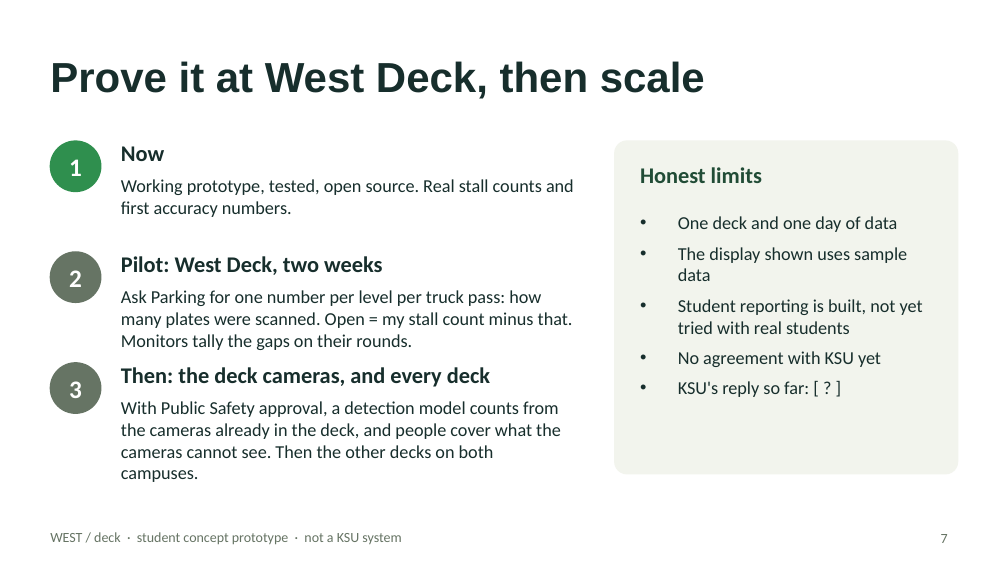
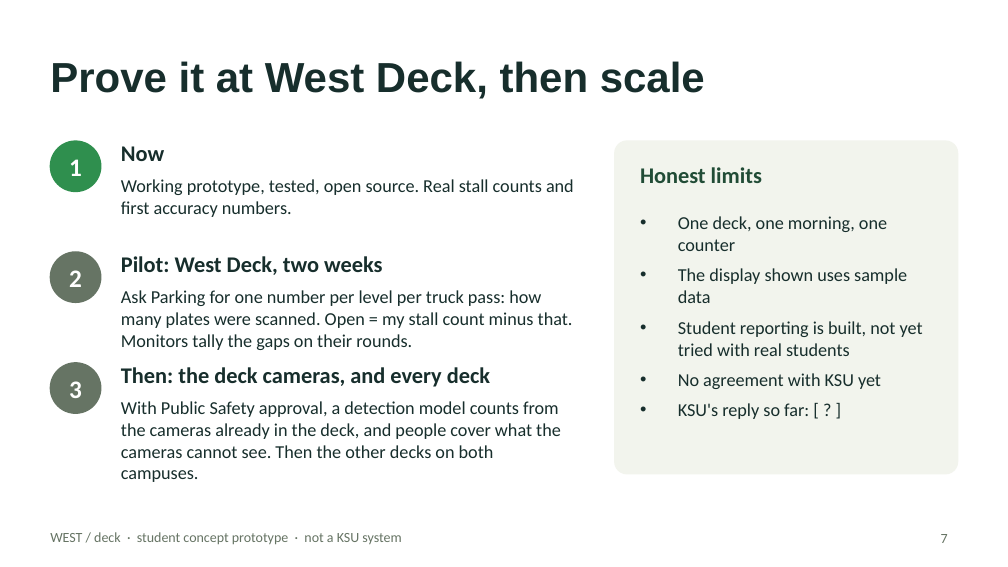
Before and after one commit to boots59/park.ai, a slide deck: slide 7 of submission/WEST-deck-pitch-DRAFT.pptx. Drawn at 1008x567 pixels with LibreOffice and Linux fonts; fonts in the diff are those of the drawing. Boxes give left, top, right and bottom in pixels: in the first picture for what was removed or moved away, otherwise in the second. Text is boxed around its words. In the diff, an @@ line names an element or a change of style, - is before the commit and + after.

```diff
--- a/submission/WEST-deck-pitch-DRAFT.pptx
+++ b/submission/WEST-deck-pitch-DRAFT.pptx
@@ text at (x1=678, y1=216, x2=887, y2=251): text changed @@
-• One deck and one day of data
+• One deck, one morning, one counter
```
Also in this commit, not shown: 3 other slides changed, 4 other files.
